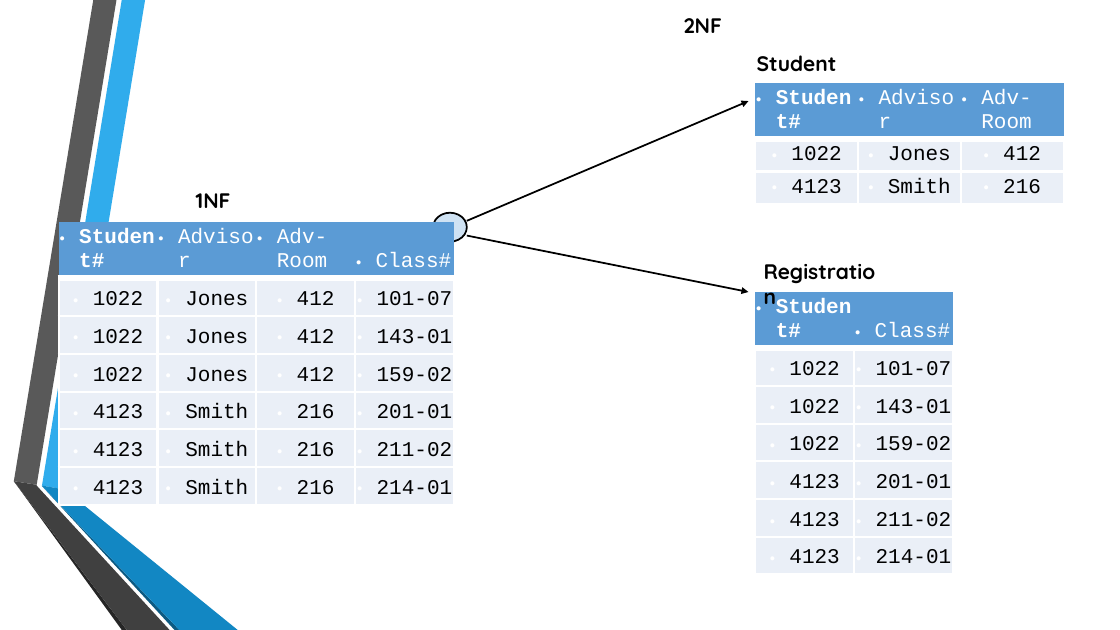
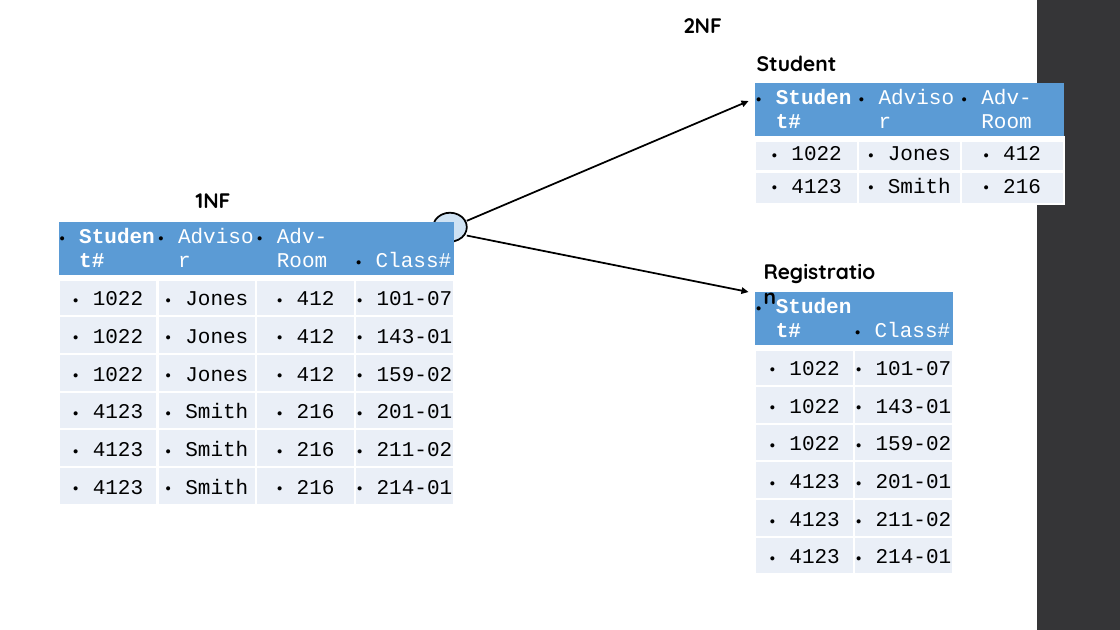
Before and after one commit to MGIS-UMN/GIS5577_week3, a slide deck: slide 36 of Database_Management.odp (slide 33 before the commit). Drawn at 1120x630 pixels with LibreOffice and Linux fonts; fonts in the diff are those of the drawing; background and template pictures are left out. Boxes give left, top, right and bottom in pixels: in the first picture for what was removed or moved away, otherwise in the second. Text is boxed around its words. In the diff, an @@ line names an element or a change of style, - is before the commit and + after.

```diff
--- a/Database_Management.odp
+++ b/Database_Management.odp
@@ freeform shape added at (1038,0,1120,630), fill #353537 @@
@@ table at (755,83,1063,198) @@
@@ bullet colour #FFFFFF to #000000 @@
@@ table at (59,222,455,499) @@
@@ bullet colour #FFFFFF to #000000 @@
@@ table at (755,292,954,569) @@
@@ bullet colour #FFFFFF to #000000 @@
@@ group removed at (13,0,238,630): 6 freeform shapes @@
```
Also in this commit, not shown: 40 other slides changed, 5 slides added, 3 other files.
